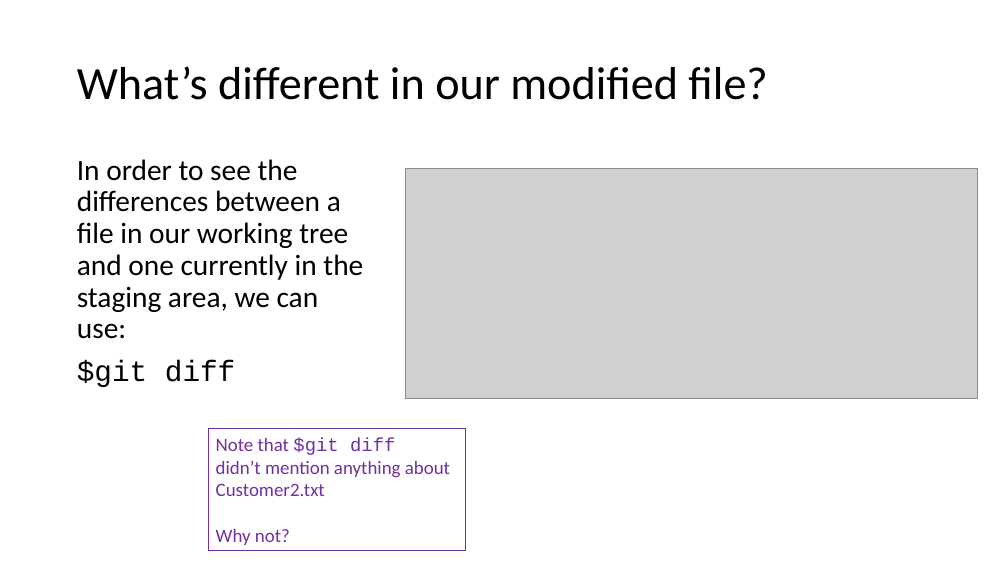
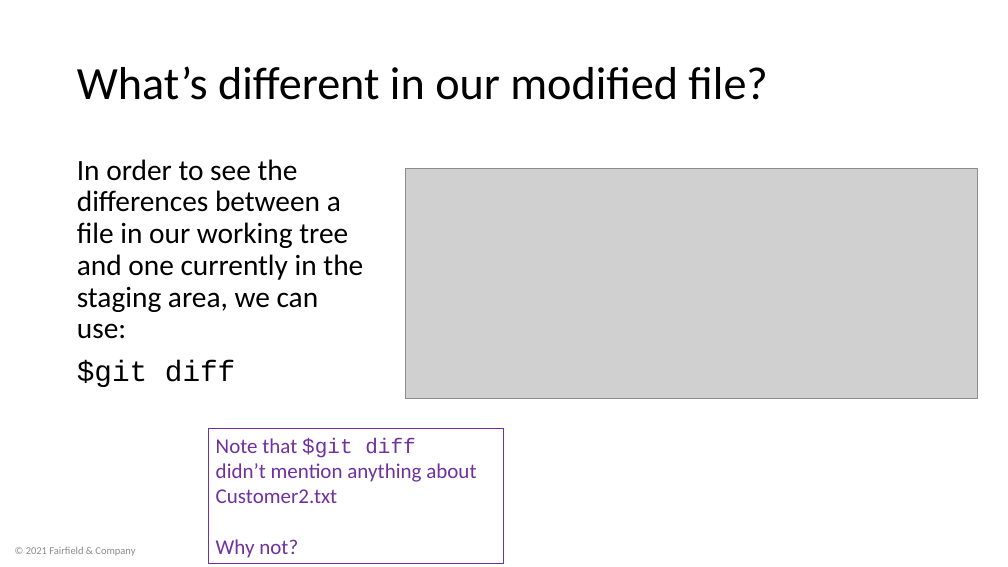
Before and after one commit to BackpackTrainer/gitProject, a slide deck: slide 29 of Git.pptx. Drawn at 1008x567 pixels with LibreOffice and Linux fonts; fonts in the diff are those of the drawing; grey boxes stand for pictures; background and template pictures are left out. Boxes give left, top, right and bottom in pixels: in the first picture for what was removed or moved away, otherwise in the second. Text is boxed around its words. In the diff, an @@ line names an element or a change of style, - is before the commit and + after.

```diff
--- a/Git.pptx
+++ b/Git.pptx
@@ rectangle "Note that $git diff": place and size @@
-rectangle "Note that $git diff" at box(209, 429, 466, 551)
+rectangle "Note that $git diff" at box(209, 429, 504, 563)
@@ rectangle "Note that $git diff" at box(209, 429, 504, 563): size 18 to 20 pt @@
@@ text added at box(26, 547, 135, 556), 10 pt, text #8C8C8C @@
+© 2021 Fairfield & Company
```
Also in this commit, not shown: 43 other slides changed.
